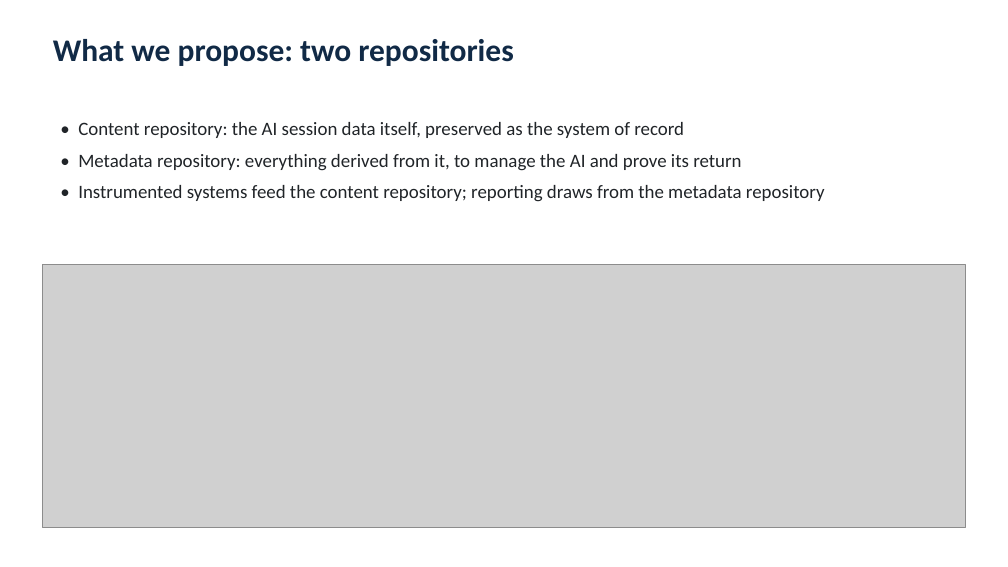
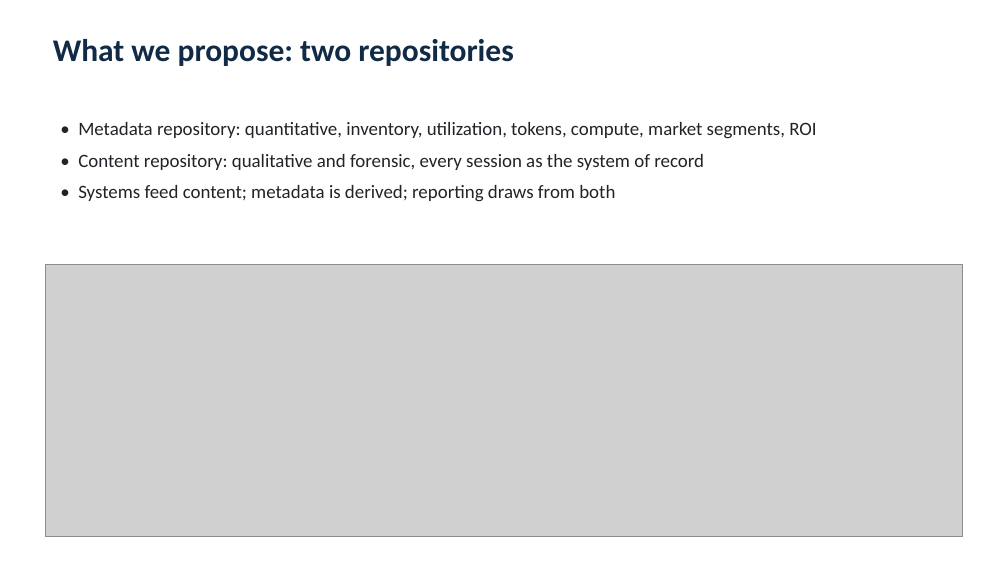
Before and after one commit to yj07538Johnny/Johnny_AI_ML_LLM_experiments_2024, a slide deck: slide 3 of papers/ai-metadata-session-data-repository/AI_Metadata_Repository_Briefing.pptx. Drawn at 1008x567 pixels with LibreOffice and Linux fonts; fonts in the diff are those of the drawing; grey boxes stand for pictures. Boxes give left, top, right and bottom in pixels: in the first picture for what was removed or moved away, otherwise in the second. Text is boxed around its words. In the diff, an @@ line names an element or a change of style, - is before the commit and + after.

```diff
--- a/papers/ai-metadata-session-data-repository/AI_Metadata_Repository_Briefing.pptx
+++ b/papers/ai-metadata-session-data-repository/AI_Metadata_Repository_Briefing.pptx
@@ text at [78,122,816,202]: text changed @@
-• Content repository: the AI session data itself, preserved as the system of record
-• Metadata repository: everything derived from it, to manage the AI and prove its return
-• Instrumented systems feed the content repository; reporting draws from the metadata repository
+• Metadata repository: quantitative, inventory, utilization, tokens, compute, market segments, ROI
+• Content repository: qualitative and forensic, every session as the system of record
+• Systems feed content; metadata is derived; reporting draws from both
@@ picture: place and size @@
-picture at [43,265,966,528]
+picture at [45,265,963,537]
```
Also in this commit, not shown: 2 other slides changed, 1 slide added, 1 other file.
